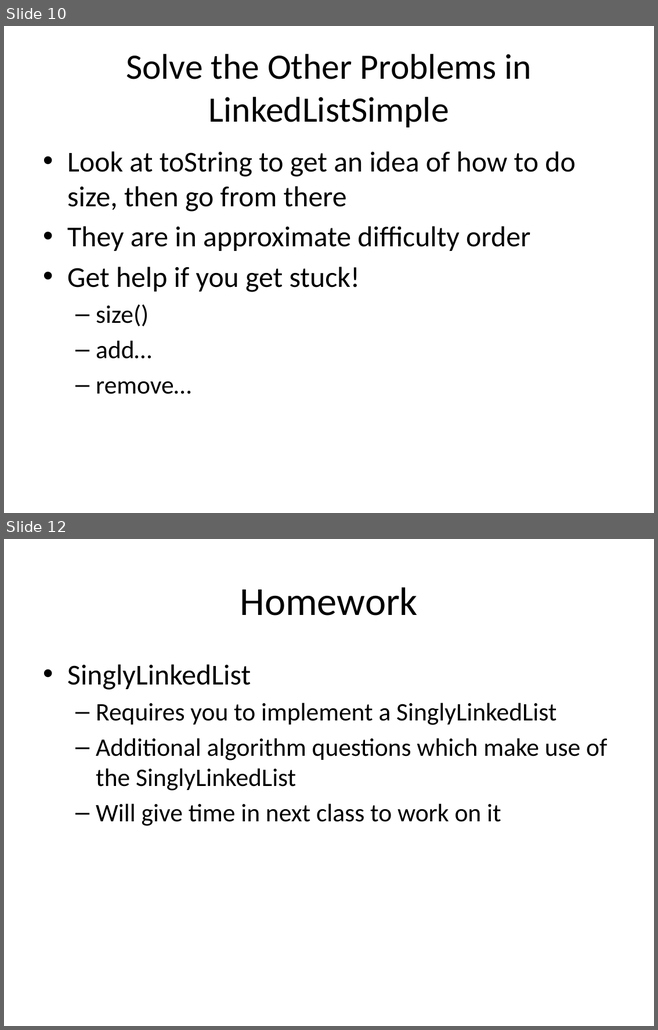
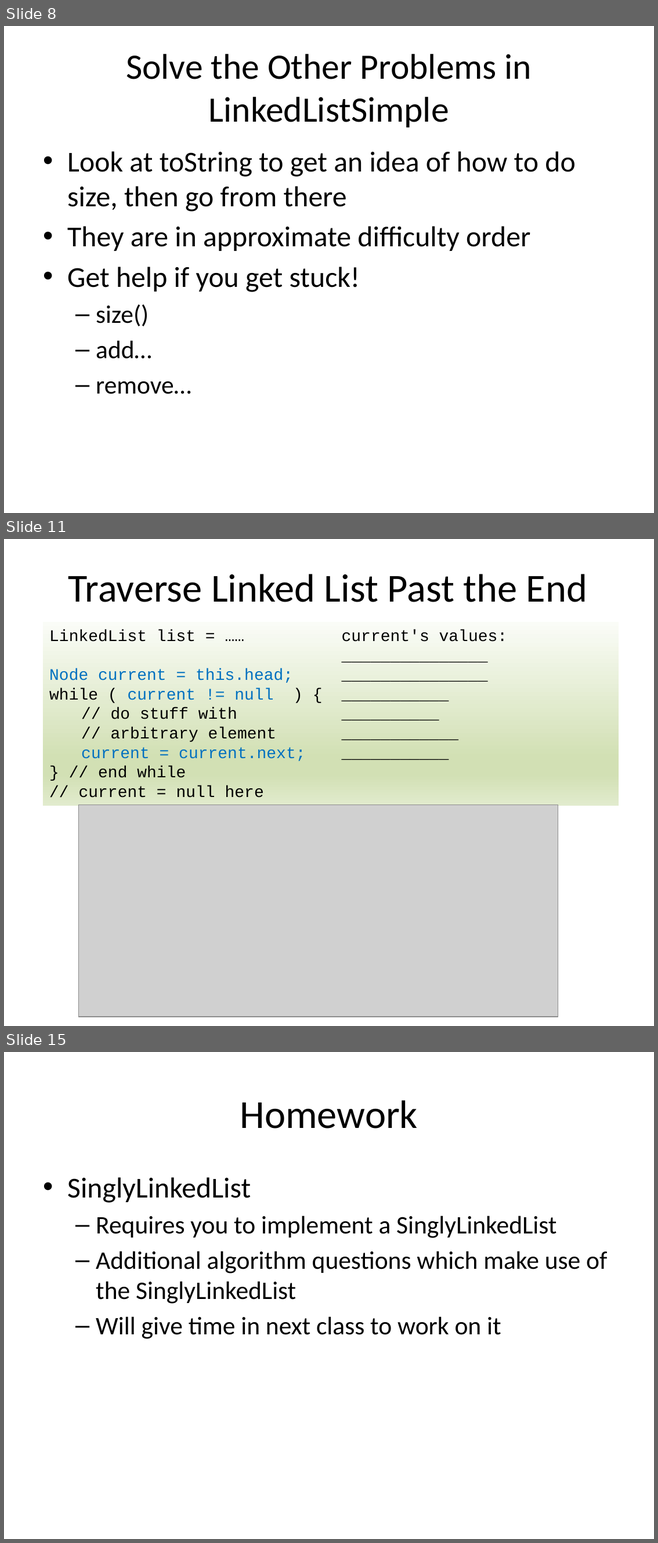
Before and after one commit to RHIT-CSSE/csse220, a slide deck: ClassMaterials/LinkedLists/Slides/LinkedLists.pptx. Shown one above the other, each under a label of ours: slides 10 and 12 before the commit, slides 8, 11 and 15 after it; the slides between them are not shown. The pictures are 658x1030 and 658x1543 pixels, drawn with LibreOffice and Linux fonts; fonts in the diff are those of the drawing; grey boxes stand for pictures. Boxes give left, top, right and bottom in pixels: in the first picture for what was removed or moved away, otherwise in the second. Text is boxed around its words. In the diff, an @@ line names an element or a change of style, - is before the commit and + after.

```diff
--- a/ClassMaterials/LinkedLists/Slides/LinkedLists.pptx
+++ b/ClassMaterials/LinkedLists/Slides/LinkedLists.pptx
@@ slide 11 added at box(4, 539, 654, 1026), background #FFFFFF @@
@@ title added at box(68, 574, 587, 602), 44 pt, text #000000 @@
+Traverse Linked List Past the End
@@ rectangle added at box(43, 622, 619, 806), fill gradient #FAFCF7 to #D2E0B4 to #E1EBCD, 18 pt, text #000000 @@
+LinkedList list = …… current's values:
+_______________
+Node current = this.head; _______________
+while ( current != null ) { ___________
+// do stuff with __________
+// arbitrary element ____________
+current = current.next; ___________
+} // end while
+// current = null here
@@ picture added at box(79, 805, 558, 1017) @@
@@ what was slide 10 is now slide 8 @@
@@ what was slide 12 is now slide 15 @@
```
Also in this commit, not shown: 8 slides changed, 8 other slides added, 3 slides removed.
